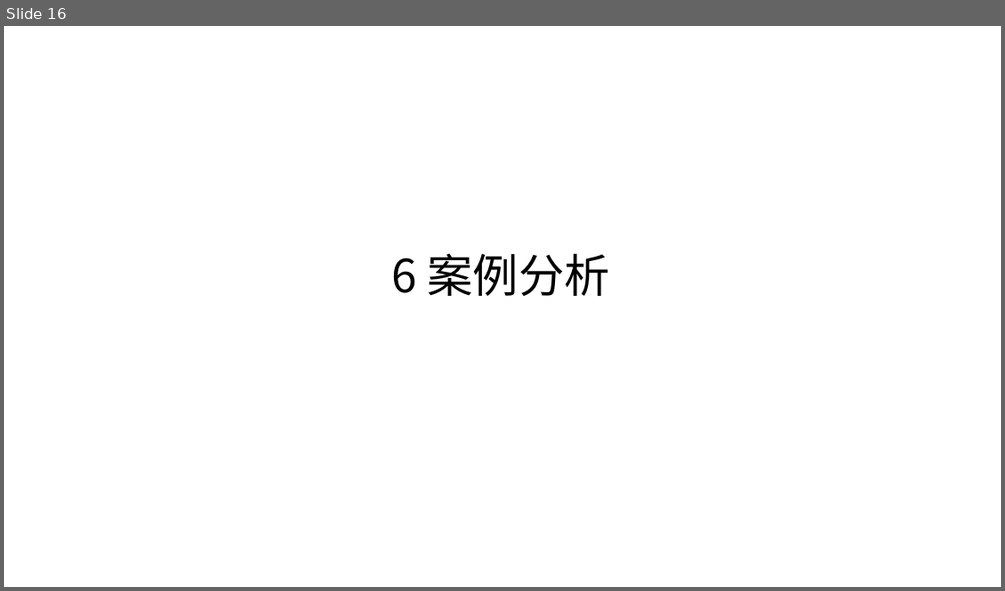
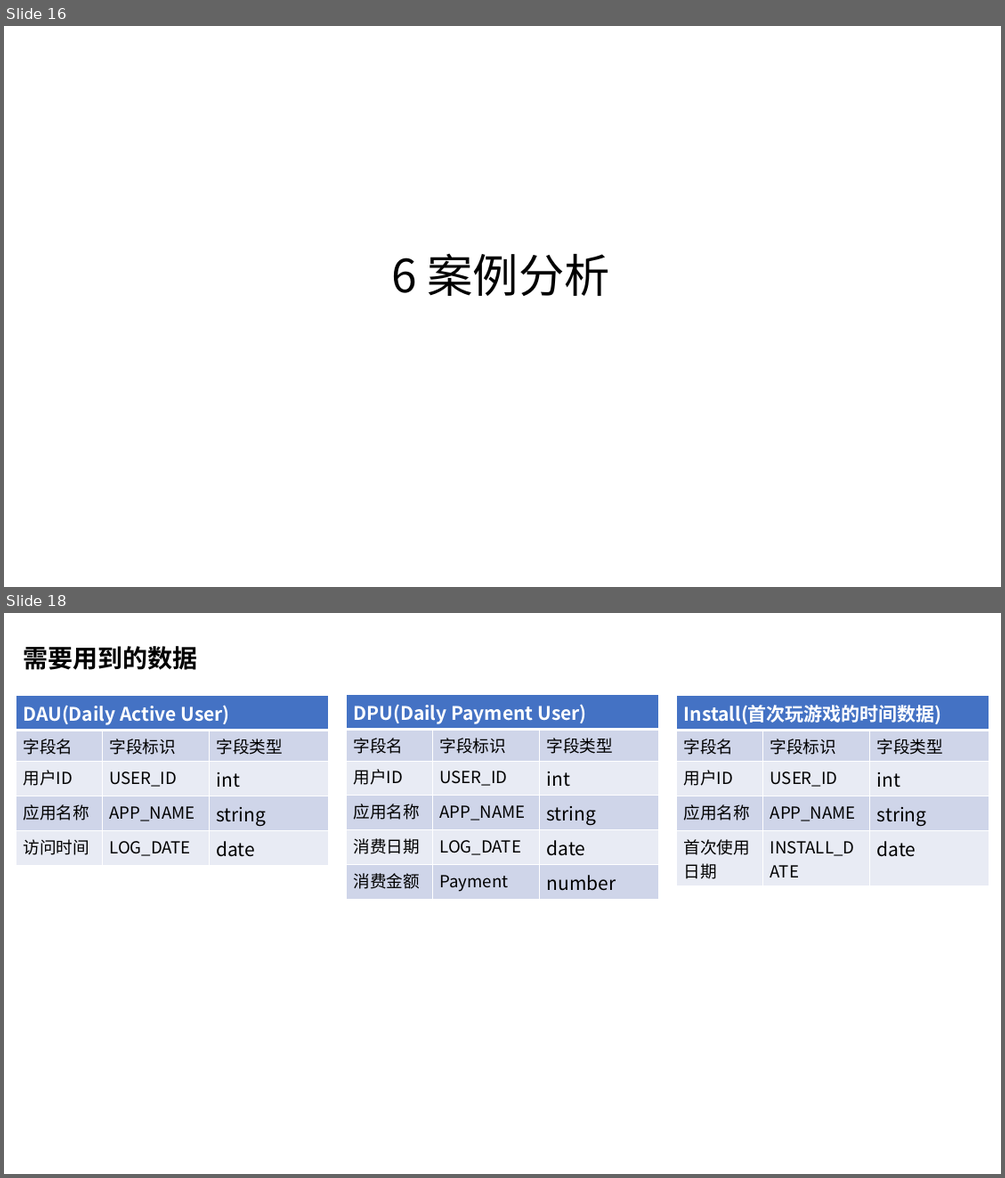
Before and after one commit to jianglei666/gitskills, a slide deck: data_analyse.pptx. Shown one above the other, each under a label of ours: slide 16 before the commit, slides 16 and 18 after it; the slides between them are not shown. The pictures are 1005x591 and 1005x1178 pixels, drawn with LibreOffice and Linux fonts; fonts in the diff are those of the drawing. Boxes give left, top, right and bottom in pixels: in the first picture for what was removed or moved away, otherwise in the second. Text is boxed around its words. In the diff, an @@ line names an element or a change of style, - is before the commit and + after.

```diff
--- a/data_analyse.pptx
+++ b/data_analyse.pptx
@@ slide 18 added at (x1=4, y1=613, x2=1001, y2=1174), background #FFFFFF @@
@@ text added at (x1=23, y1=646, x2=197, y2=670), 24 pt, text #000000, bold @@
+需要用到的数据
@@ table added at (x1=16, y1=695, x2=329, y2=860), 5 rows, 3 columns @@
+DAU(Daily Active User) |  | 
+字段名 | 字段标识 | 字段类型
+用户ID | USER_ID | int
+应用名称 | APP_NAME | string
+访问时间 | LOG_DATE | date
@@ table added at (x1=346, y1=695, x2=659, y2=895), 6 rows, 3 columns @@
+DPU(Daily Payment User) |  | 
+字段名 | 字段标识 | 字段类型
+用户ID | USER_ID | int
+应用名称 | APP_NAME | string
+消费日期 | LOG_DATE | date
+消费金额 | Payment | number
@@ table added at (x1=676, y1=695, x2=989, y2=883), 5 rows, 3 columns @@
+Install(首次玩游戏的时间数据) |  | 
+字段名 | 字段标识 | 字段类型
+用户ID | USER_ID | int
+应用名称 | APP_NAME | string
+首次使用日期 | INSTALL_DATE | date
```
Also in this commit, not shown: 2 slides changed.
